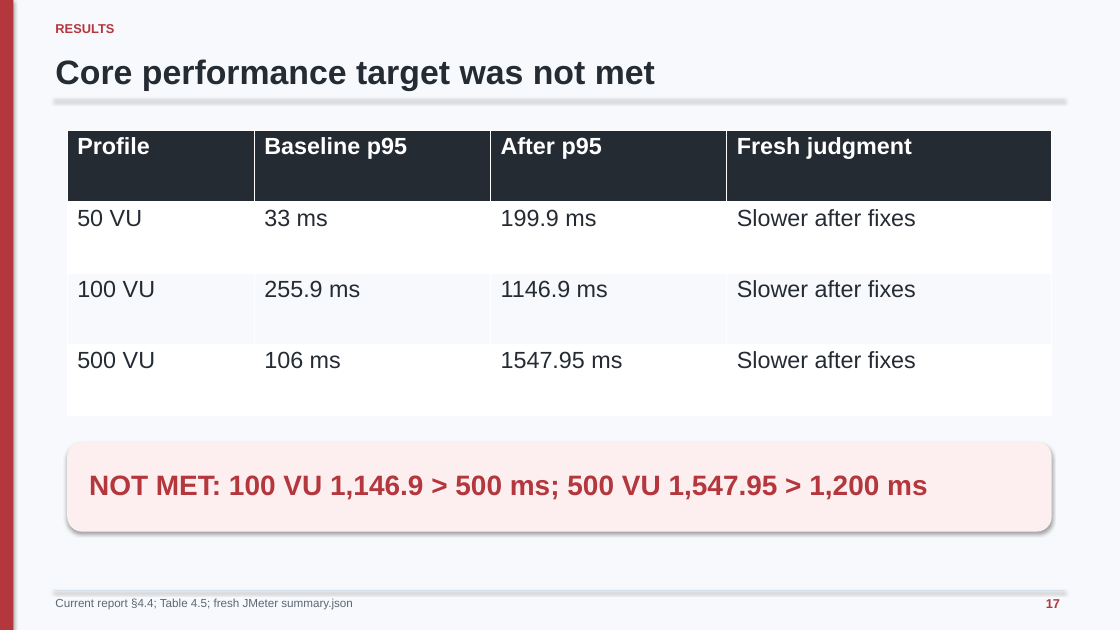
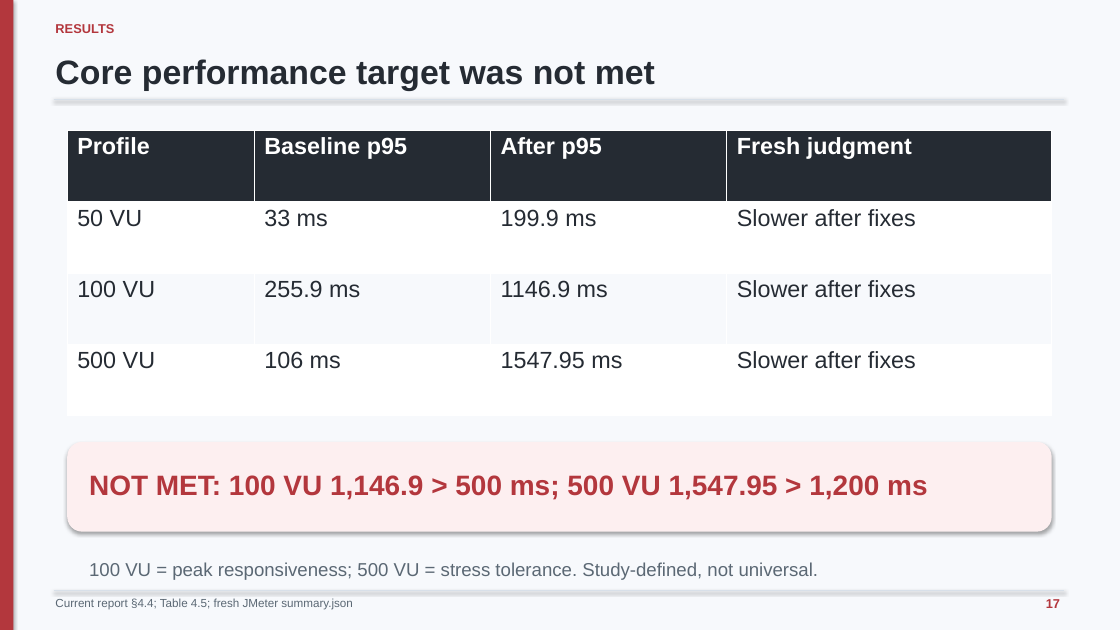
Before and after one commit to minatozaki98/financial-accounting, a slide deck: slide 17 of Document/outputs/final-defense/G6519692_Zaw_Ye_Htut_Ko_Final_Thesis_Defense.pptx. Drawn at 1120x630 pixels with LibreOffice and Linux fonts; fonts in the diff are those of the drawing. Boxes give left, top, right and bottom in pixels: in the first picture for what was removed or moved away, otherwise in the second. Text is boxed around its words. In the diff, an @@ line names an element or a change of style, - is before the commit and + after.

Commit message:
docs: explain JMeter peak and stress limits in defense

```diff
--- a/Document/outputs/final-defense/G6519692_Zaw_Ye_Htut_Ko_Final_Thesis_Defense.pptx
+++ b/Document/outputs/final-defense/G6519692_Zaw_Ye_Htut_Ko_Final_Thesis_Defense.pptx
@@ text added at box(89, 562, 819, 580), 16 pt, text #5B6874 @@
+100 VU = peak responsiveness; 500 VU = stress tolerance. Study-defined, not universal.
```
Also in this commit, not shown: 1 other slide changed, 2 other files.
